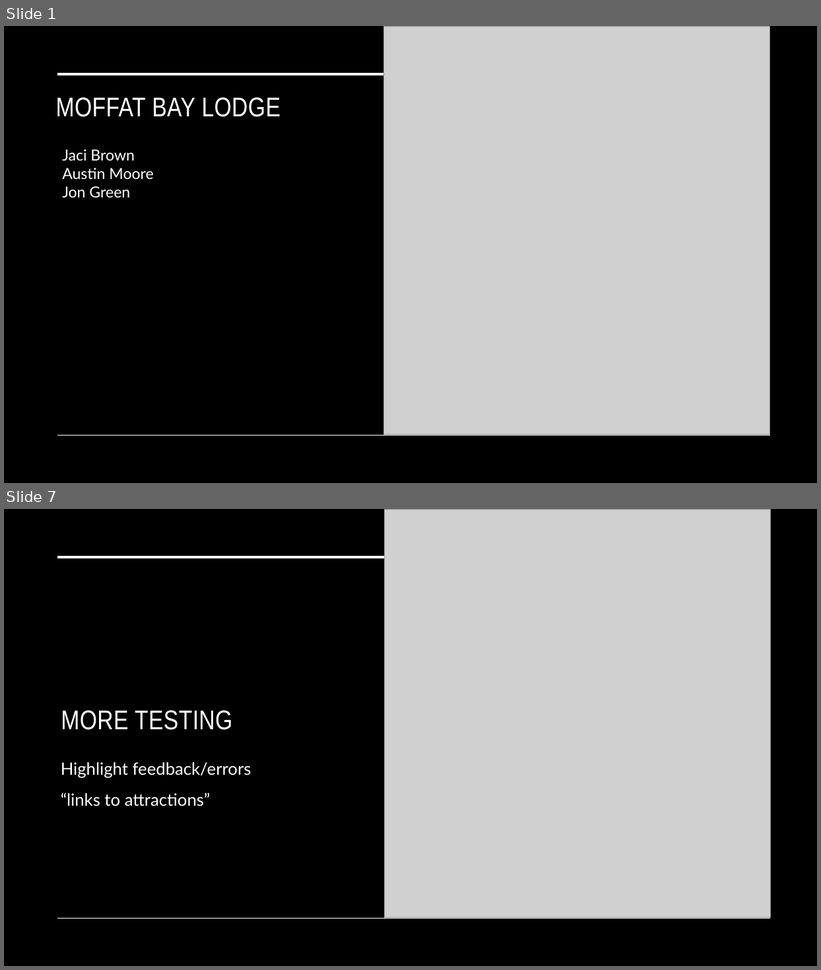
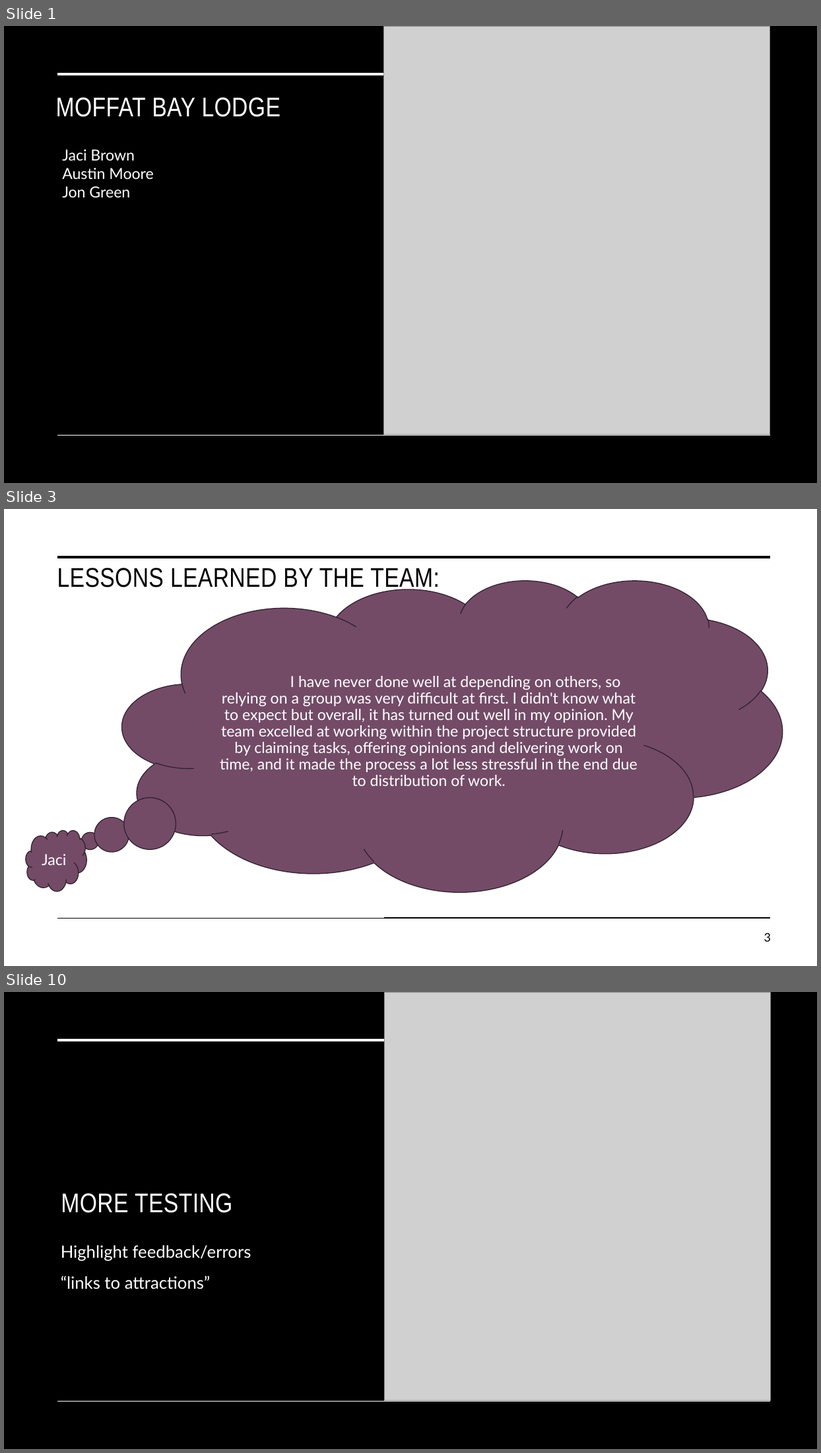
Before and after one commit to JKBrown11/Moffat-Bay, a slide deck: Presentation_Files/ROUGH_MBLodge_group1.pptx. Shown one above the other, each under a label of ours: slides 1 and 7 before the commit, slides 1, 3 and 10 after it; the slides between them are not shown. The pictures are 821x970 and 821x1453 pixels, drawn with LibreOffice and Linux fonts; fonts in the diff are those of the drawing; grey boxes stand for pictures. Boxes give left, top, right and bottom in pixels: in the first picture for what was removed or moved away, otherwise in the second. Text is boxed around its words. In the diff, an @@ line names an element or a change of style, - is before the commit and + after.

Commit message:
Updating presentation with prototype, ERD, and some about us/ lessons content

```diff
--- a/Presentation_Files/ROUGH_MBLodge_group1.pptx
+++ b/Presentation_Files/ROUGH_MBLodge_group1.pptx
@@ slide 3 added at bbox=[4, 509, 817, 966], background #FFFFFF @@
@@ line added from (57, 557) to (764, 557), #000000 3.5 pt @@
@@ title added at bbox=[57, 568, 439, 592], 32 pt, text #000000 @@
+LESSONS LEARNED BY THE TEAM:
@@ line added from (384, 557) to (770, 557), #000000 3.5 pt @@
@@ thought cloud added at bbox=[122, 580, 782, 891], fill #734B67, outline #32212D 1 pt, 18 pt, text #FFFFFF @@
+  I have never done well at depending on others, so relying on a group was very difficult at first. I didn't know what to expect but overall, it has turned out well in my opinion. My team excelled at working within the project structure provided by claiming tasks, offering opinions and delivering work on time, and it made the process a lot less stressful in the end due to distribution of work.
@@ cloud added at bbox=[26, 830, 87, 891], fill #734B67, outline #32212D 1 pt, 18 pt, text #FFFFFF @@
+Jaci
@@ line added from (57, 919) to (764, 919), #000000 1 pt @@
@@ line added from (384, 918) to (770, 918), #000000 1 pt @@
@@ page number added at bbox=[764, 933, 771, 942], 14 pt, text #000000 @@
+3
@@ what was slide 7 is now slide 10 @@
```
Also in this commit, not shown: 2 slides changed, 5 other slides added, 3 slides removed, 2 other files.
